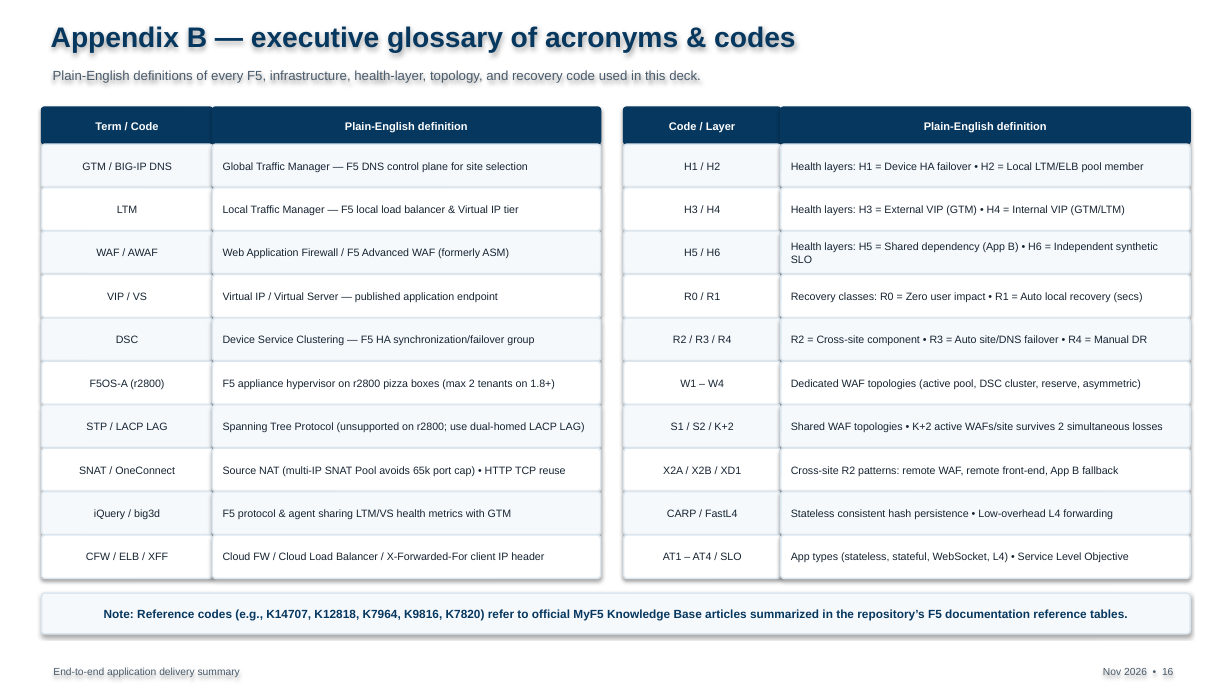
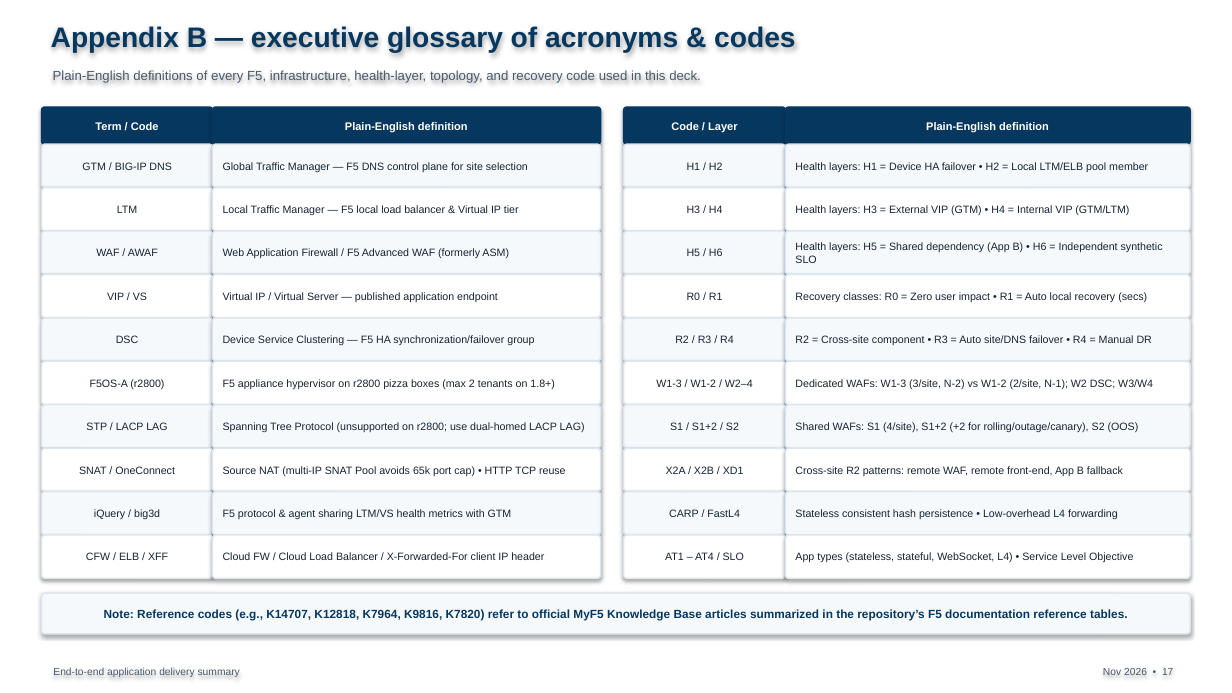
Before and after one commit to jfang88/EnterpriseWAF, a slide deck: slide 17 of management-artifacts/EnterpriseWAF_Management_Summary.pptx (slide 16 before the commit). Drawn at 1232x693 pixels with LibreOffice and Linux fonts; fonts in the diff are those of the drawing. Boxes give left, top, right and bottom in pixels: in the first picture for what was removed or moved away, otherwise in the second. Text is boxed around its words. In the diff, an @@ line names an element or a change of style, - is before the commit and + after.

```diff
--- a/management-artifacts/EnterpriseWAF_Management_Summary.pptx
+++ b/management-artifacts/EnterpriseWAF_Management_Summary.pptx
@@ rounded rectangle "Code / Layer": place and size @@
-rounded rectangle "Code / Layer" at (624, 107, 781, 144)
+rounded rectangle "Code / Layer" at (624, 107, 786, 144)
@@ rounded rectangle "Plain-English definition": place and size @@
-rounded rectangle "Plain-English definition" at (781, 107, 1190, 144)
+rounded rectangle "Plain-English definition" at (786, 107, 1190, 144)
@@ rounded rectangle "H1 / H2": place and size @@
-rounded rectangle "H1 / H2" at (624, 144, 781, 188)
+rounded rectangle "H1 / H2" at (624, 144, 786, 188)
@@ rounded rectangle "Health layers: H1 = Device ...": place and size @@
-rounded rectangle "Health layers: H1 = Device ..." at (781, 144, 1190, 188)
+rounded rectangle "Health layers: H1 = Device ..." at (786, 144, 1190, 188)
@@ rounded rectangle "H3 / H4": place and size @@
-rounded rectangle "H3 / H4" at (624, 188, 781, 231)
+rounded rectangle "H3 / H4" at (624, 188, 786, 231)
@@ rounded rectangle "Health layers: H3 = External ...": place and size @@
-rounded rectangle "Health layers: H3 = External ..." at (781, 188, 1190, 231)
+rounded rectangle "Health layers: H3 = External ..." at (786, 188, 1190, 231)
@@ rounded rectangle "H5 / H6": place and size @@
-rounded rectangle "H5 / H6" at (624, 231, 781, 274)
+rounded rectangle "H5 / H6" at (624, 231, 786, 274)
@@ rounded rectangle "Health layers: H5 = Shared ...": place and size @@
-rounded rectangle "Health layers: H5 = Shared ..." at (781, 231, 1190, 274)
+rounded rectangle "Health layers: H5 = Shared ..." at (786, 231, 1190, 274)
@@ rounded rectangle "R0 / R1": place and size @@
-rounded rectangle "R0 / R1" at (624, 274, 781, 318)
+rounded rectangle "R0 / R1" at (624, 274, 786, 318)
@@ rounded rectangle "Recovery classes: R0 = Zero ...": place and size @@
-rounded rectangle "Recovery classes: R0 = Zero ..." at (781, 274, 1190, 318)
+rounded rectangle "Recovery classes: R0 = Zero ..." at (786, 274, 1190, 318)
@@ rounded rectangle "R2 / R3 / R4": place and size @@
-rounded rectangle "R2 / R3 / R4" at (624, 318, 781, 361)
+rounded rectangle "R2 / R3 / R4" at (624, 318, 786, 361)
@@ rounded rectangle "R2 = Cross-site component • ...": place and size @@
-rounded rectangle "R2 = Cross-site component • ..." at (781, 318, 1190, 361)
+rounded rectangle "R2 = Cross-site component • ..." at (786, 318, 1190, 361)
@@ rounded rectangle "W1-3 / W1-2 / W2–4": place and size @@
-rounded rectangle "W1-3 / W1-2 / W2–4" at (624, 361, 781, 405)
+rounded rectangle "W1-3 / W1-2 / W2–4" at (624, 361, 786, 405)
@@ text in rounded rectangle at (656, 379, 753, 387): text changed @@
-W1 – W4
+W1-3 / W1-2 / W2–4
@@ rounded rectangle "Dedicated WAFs: W1-3 (3/site, N-2) ...": place and size @@
-rounded rectangle "Dedicated WAFs: W1-3 (3/site, N-2) ..." at (781, 361, 1190, 405)
+rounded rectangle "Dedicated WAFs: W1-3 (3/site, N-2) ..." at (786, 361, 1190, 405)
@@ text in rounded rectangle at (795, 379, 1153, 390): text changed @@
-Dedicated WAF topologies (active pool, DSC cluster, reserve, asymmetric)
+Dedicated WAFs: W1-3 (3/site, N-2) vs W1-2 (2/site, N-1); W2 DSC; W3/W4
@@ rounded rectangle "S1 / S1+2 / S2": place and size @@
-rounded rectangle "S1 / S1+2 / S2" at (624, 405, 781, 448)
+rounded rectangle "S1 / S1+2 / S2" at (624, 405, 786, 448)
@@ rounded rectangle "Shared WAFs: S1 (4/site), S1+2 ...": place and size @@
-rounded rectangle "Shared WAFs: S1 (4/site), S1+2 ..." at (781, 405, 1190, 448)
+rounded rectangle "Shared WAFs: S1 (4/site), S1+2 ..." at (786, 405, 1190, 448)
@@ rounded rectangle "X2A / X2B / XD1": place and size @@
-rounded rectangle "X2A / X2B / XD1" at (624, 448, 781, 492)
+rounded rectangle "X2A / X2B / XD1" at (624, 448, 786, 492)
@@ text in rounded rectangle at (670, 422, 739, 430): text changed @@
-S1 / S2 / K+2
+S1 / S1+2 / S2
@@ rounded rectangle "Cross-site R2 patterns: remote WAF, ...": place and size @@
-rounded rectangle "Cross-site R2 patterns: remote WAF, ..." at (781, 448, 1190, 492)
+rounded rectangle "Cross-site R2 patterns: remote WAF, ..." at (786, 448, 1190, 492)
@@ text in rounded rectangle at (795, 422, 1139, 432): text changed @@
-Shared WAF topologies • K+2 active WAFs/site survives 2 simultaneous losses
+Shared WAFs: S1 (4/site), S1+2 (+2 for rolling/outage/canary), S2 (OOS)
@@ rounded rectangle "CARP / FastL4": place and size @@
-rounded rectangle "CARP / FastL4" at (624, 492, 781, 535)
+rounded rectangle "CARP / FastL4" at (624, 492, 786, 535)
@@ rounded rectangle "Stateless consistent hash persistence • ...": place and size @@
-rounded rectangle "Stateless consistent hash persistence • ..." at (781, 492, 1190, 535)
+rounded rectangle "Stateless consistent hash persistence • ..." at (786, 492, 1190, 535)
@@ rounded rectangle "AT1 – AT4 / SLO": place and size @@
-rounded rectangle "AT1 – AT4 / SLO" at (624, 535, 781, 579)
+rounded rectangle "AT1 – AT4 / SLO" at (624, 535, 786, 579)
@@ rounded rectangle "App types (stateless, stateful, WebSocket, ...": place and size @@
-rounded rectangle "App types (stateless, stateful, WebSocket, ..." at (781, 535, 1190, 579)
+rounded rectangle "App types (stateless, stateful, WebSocket, ..." at (786, 535, 1190, 579)
@@ text at (1103, 668, 1173, 675): text changed @@
-Nov 2026 • 16
+Nov 2026 • 17
```
Also in this commit, not shown: 5 other slides changed, 2 slides added, 1 slide removed, 8 other files.
